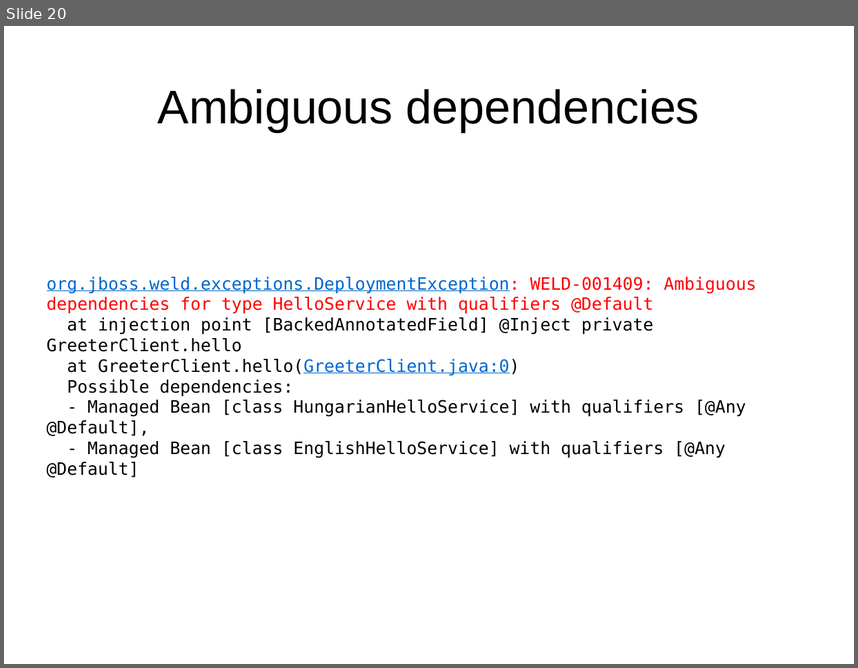
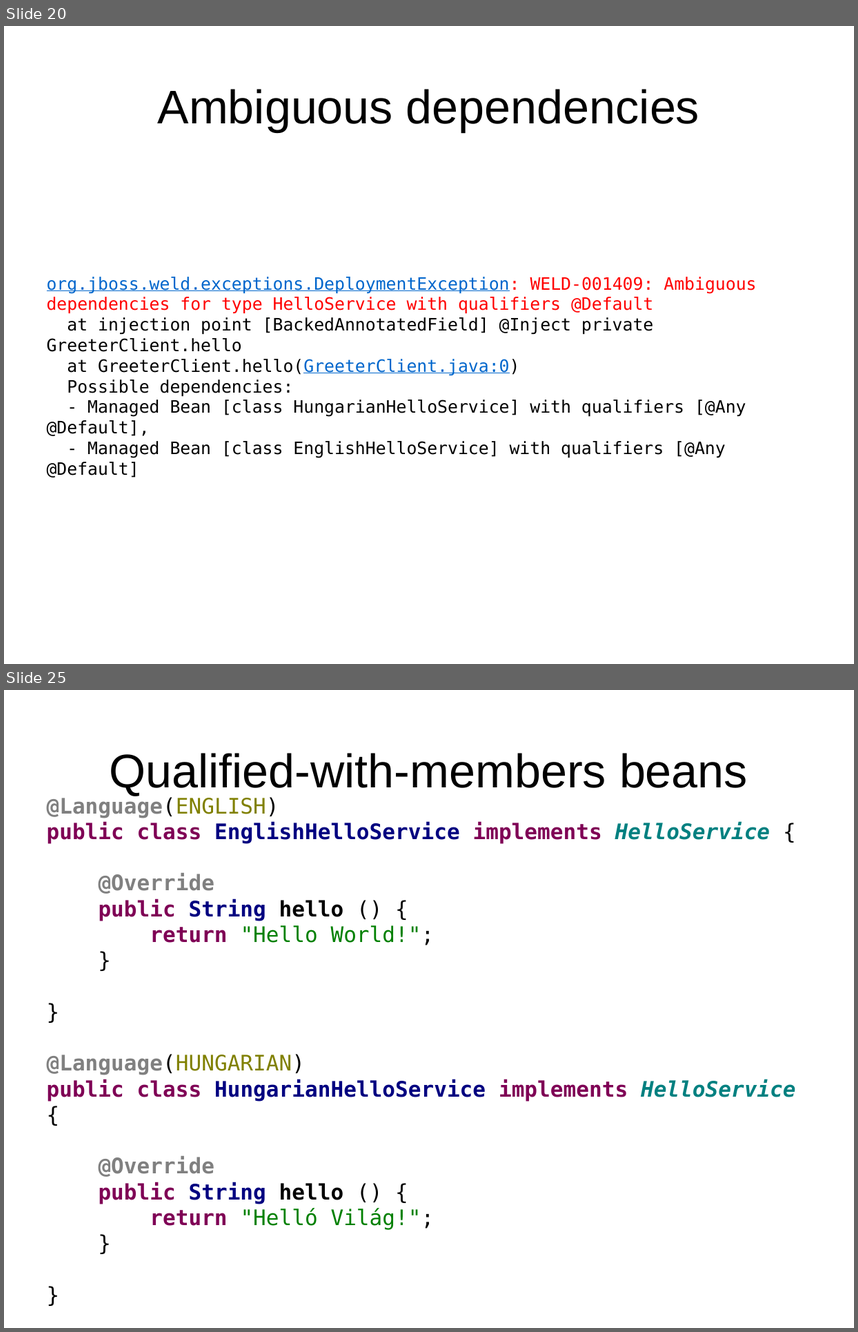
Before and after one commit to FrigoCoder/CDI, a slide deck: CDI.odp. Shown one above the other, each under a label of ours: slide 20 before the commit, slides 20 and 25 after it; the slides between them are not shown. The pictures are 858x668 and 858x1332 pixels, drawn with LibreOffice and Linux fonts; fonts in the diff are those of the drawing. Boxes give left, top, right and bottom in pixels: in the first picture for what was removed or moved away, otherwise in the second. Text is boxed around its words. In the diff, an @@ line names an element or a change of style, - is before the commit and + after.

Commit message:
Qualifiers with members.

```diff
--- a/CDI.odp
+++ b/CDI.odp
@@ slide 25 added at (x1=4, y1=690, x2=854, y2=1328), background #FFFFFF @@
@@ title added at (x1=109, y1=753, x2=748, y2=796), 44 pt, text #000000 @@
+Qualified-with-members beans
@@ text added at (x1=47, y1=796, x2=796, y2=1230), 20 pt, text #7F0055, bold @@
+@Language(ENGLISH)
+public class EnglishHelloService implements HelloService {
+@Override
+public String hello () {
+return "Hello World!";
+}
+}
+@Language(HUNGARIAN)
+public class HungarianHelloService implements HelloService {
+@Override
+public String hello () {
+return "Helló Világ!";
+}
+}
```
Also in this commit, not shown: 2 slides changed, 5 other slides added, 8 other files.
